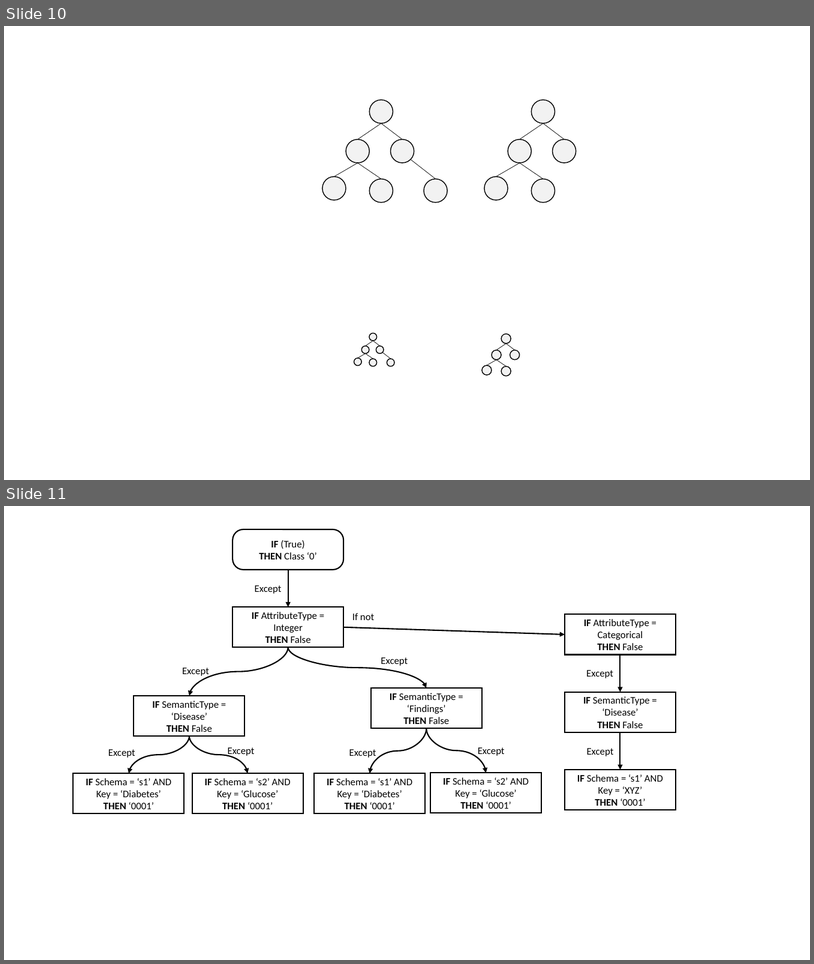
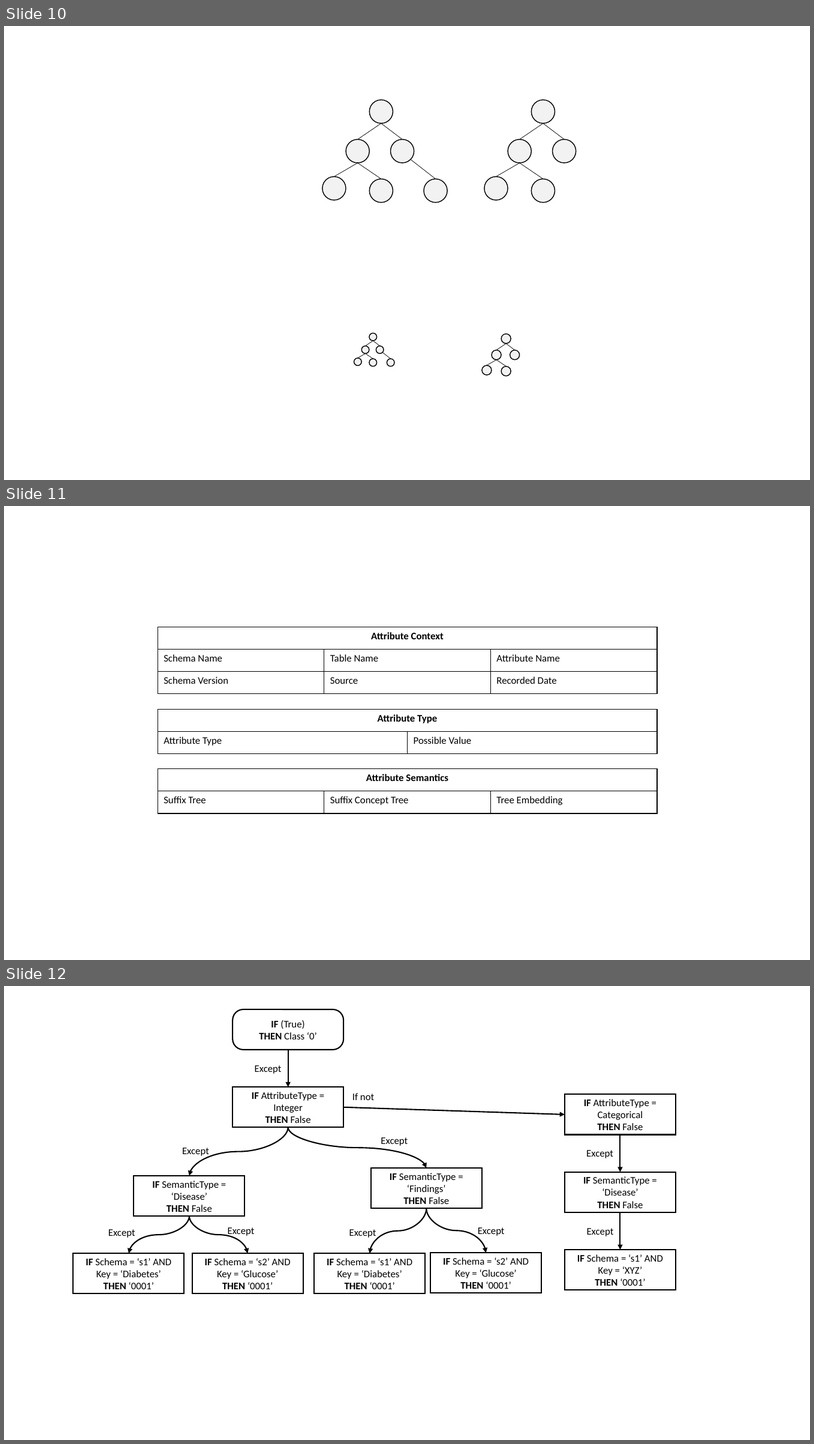
Before and after one commit to desertzebra/EMR-Interoperability, a slide deck: Presentations/EMR Interroperability V0.1.pptx. Shown one above the other, each under a label of ours: slides 10 and 11 before the commit, slides 10, 11 and 12 after it. The pictures are 814x964 and 814x1444 pixels, drawn with LibreOffice and Linux fonts; fonts in the diff are those of the drawing. Boxes give left, top, right and bottom in pixels: in the first picture for what was removed or moved away, otherwise in the second. Text is boxed around its words. In the diff, an @@ line names an element or a change of style, - is before the commit and + after.

```diff
--- a/Presentations/EMR Interroperability V0.1.pptx
+++ b/Presentations/EMR Interroperability V0.1.pptx
@@ slide 11 added at (x1=4, y1=506, x2=810, y2=960), background #FFFFFF @@
@@ table added at (x1=158, y1=627, x2=657, y2=694), 3 rows, 3 columns @@
+Attribute Context |  | 
+Schema Name | Table Name | Attribute Name
+Schema Version | Source | Recorded Date
@@ table added at (x1=158, y1=709, x2=657, y2=753), 2 rows, 2 columns @@
+Attribute Type | 
+Attribute Type | Possible Value
@@ table added at (x1=158, y1=769, x2=657, y2=813), 2 rows, 3 columns @@
+Attribute Semantics |  | 
+Suffix Tree | Suffix Concept Tree | Tree Embedding
@@ what was slide 11 is now slide 12 @@
```
Also in this commit, not shown: 1 other file.
